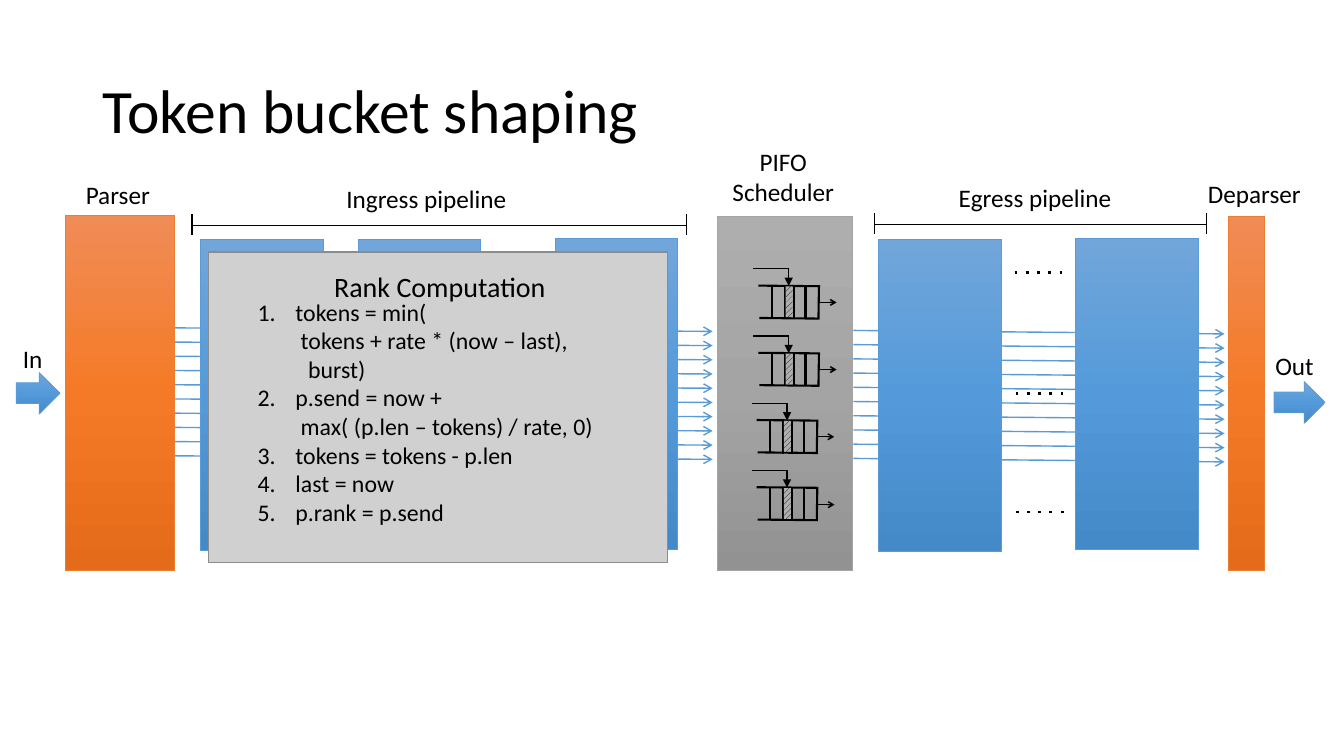
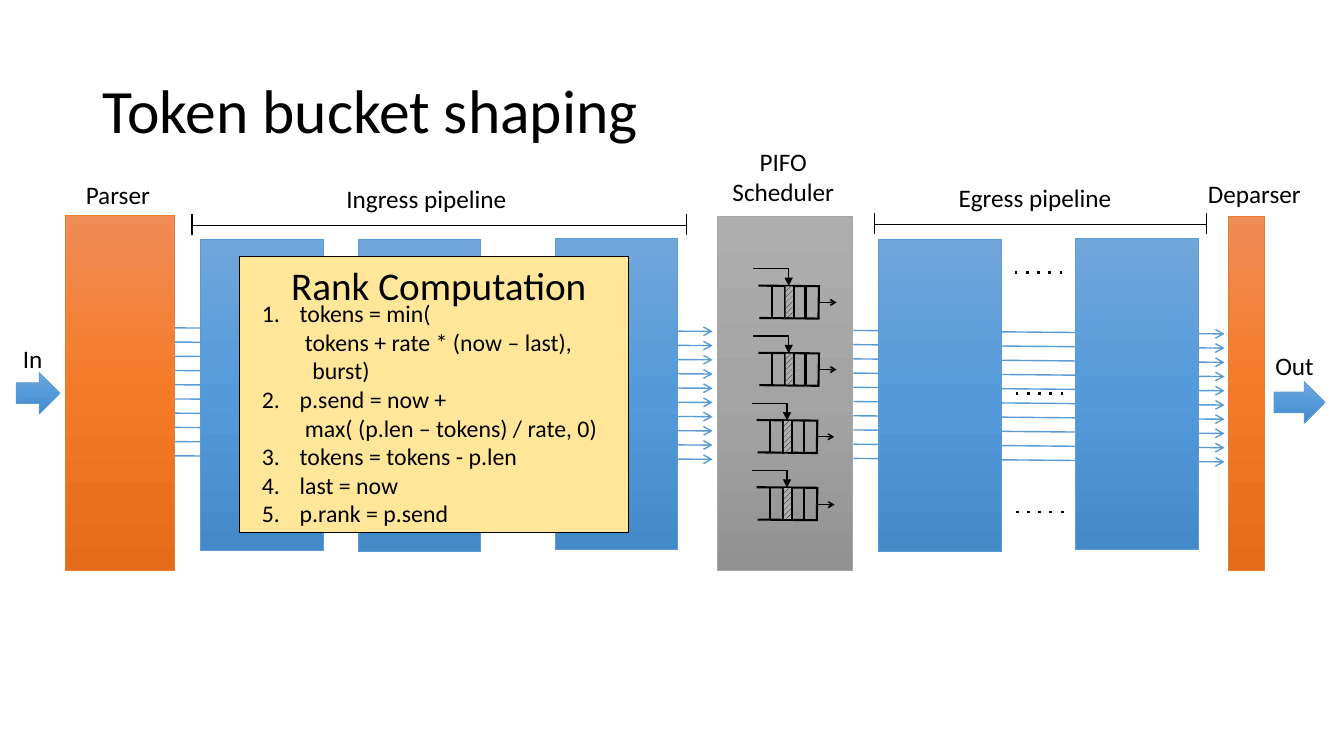
Before and after one commit to anirudhSK/pifo-domino-marple-ppts, a slide deck: slide 41 of combined_domino_pifo.pptx. Drawn at 1344x756 pixels with LibreOffice and Linux fonts; fonts in the diff are those of the drawing; grey boxes stand for pictures. Boxes give left, top, right and bottom in pixels: in the first picture for what was removed or moved away, otherwise in the second. Text is boxed around its words. In the diff, an @@ line names an element or a change of style, - is before the commit and + after.

```diff
--- a/combined_domino_pifo.pptx
+++ b/combined_domino_pifo.pptx
@@ picture removed at [209, 252, 668, 563] @@
@@ rectangle added at [240, 256, 629, 532], fill #FFE699, outline #000000 0.5 pt @@
@@ text "Rank Computation": place and size @@
-text "Rank Computation" at [334, 277, 546, 302]
+text "Rank Computation" at [291, 272, 586, 310]
@@ text "Rank Computation" at [291, 272, 586, 310]: size 20 to 28 pt @@
@@ text "tokens = min(": place and size @@
-text "tokens = min(" at [295, 304, 592, 525]
+text "tokens = min(" at [300, 304, 596, 526]
```
Also in this commit, not shown: 10 other slides changed.
